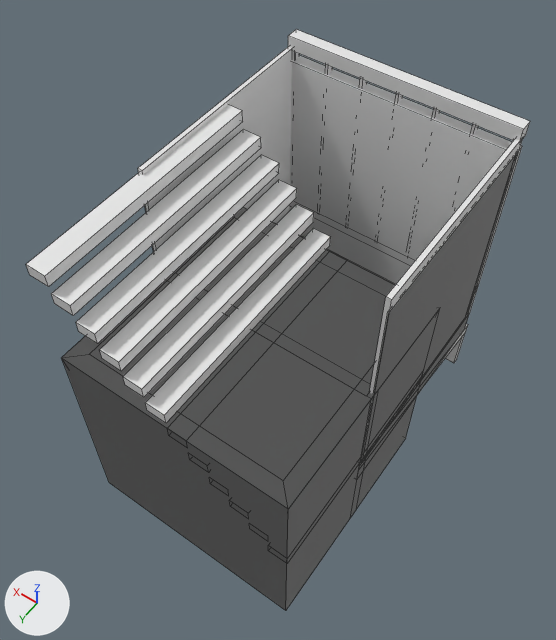
Before and after pictures for a commit that changed the Blender file assets/blender/colony-modules.blend.
Both versions are drawn from a camera (50 mm lens) standing at (-1.07, 1.35, 2.78) and looking at (0.06, -0.22, 0.3). Every picture has the same lights, and +X, +Y and +Z are marked at lower left. The first picture is the older version. Mesh edges are drawn as thin lines.

Names of what the first picture shows: 'balcony', 'balcony_rail', 'door', 'planter', 'stair_flight', 'window_frame' and 1 more.
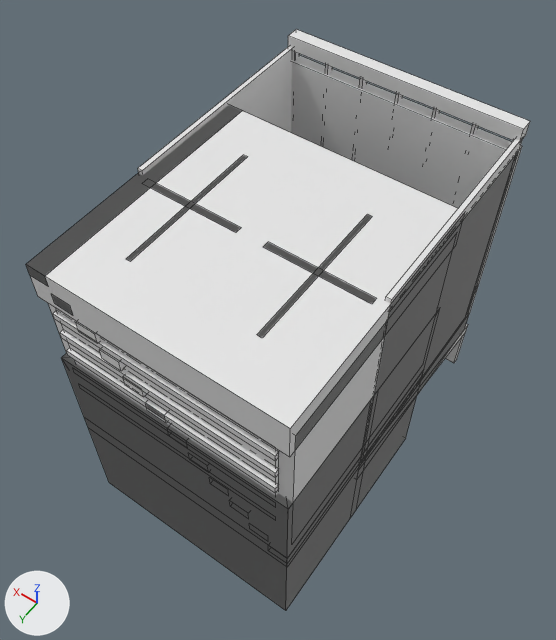
Commit message: Add use-specific Blender roof services with bounded detail tiers

The change, as a diff of the scene's bpy script:
```diff
--- a/assets/blender/colony-modules.blend.py
+++ b/assets/blender/colony-modules.blend.py
@@ me_cube_222 @@
+me_cube_222.from_pydata(...)  # a box spanning x -0.5..0.5, y -0.5..0.5, z 0.0..0.086; a box spanning x -0.262..0.262, y -0.262..0.262, z 0.043..0.743; a box spanning x -0.5..0.5, y -0.5..0.5, z 0.843..1.0; a box spanning x -0.388..0.388, y -0.388..0.388, z 0.7..0.843
+me_cube_222.materials.append(mat_swcm_structure_008)  # white #e7e7e7
@@ me_cube_203 @@
+me_cube_203.from_pydata(...)  # 216 vertices, 150 faces; spans x -0.5..0.5, y -0.5..0.5, z 0.0..1.0
+me_cube_203.materials.append(mat_swcm_structure_008)  # white #e7e7e7
@@ ob_roof_vent @@
+ob_roof_vent = bpy.data.objects.new('roof_vent', me_cube_222)
+ob_roof_vent.location = (0.0, 0.0, 0.0)
@@ ob_roof_hvac @@
+ob_roof_hvac = bpy.data.objects.new('roof_hvac', me_cube_203)
+ob_roof_hvac.location = (0.0, 0.0, 0.0)
```

Where the change shows, as pixel boxes (x1, y1, x2, y2) in the pictures (556 x 640 px):
'roof_vent', added: after (27, 105, 464, 567)
'roof_hvac', added: after (49, 156, 455, 540)
'stair_flight', unchanged, covered by the edit: before (26, 105, 422, 563); after (26, 106, 422, 563)
'planter', unchanged, covered by the edit: before (66, 208, 394, 507); after (63, 356, 293, 509)
